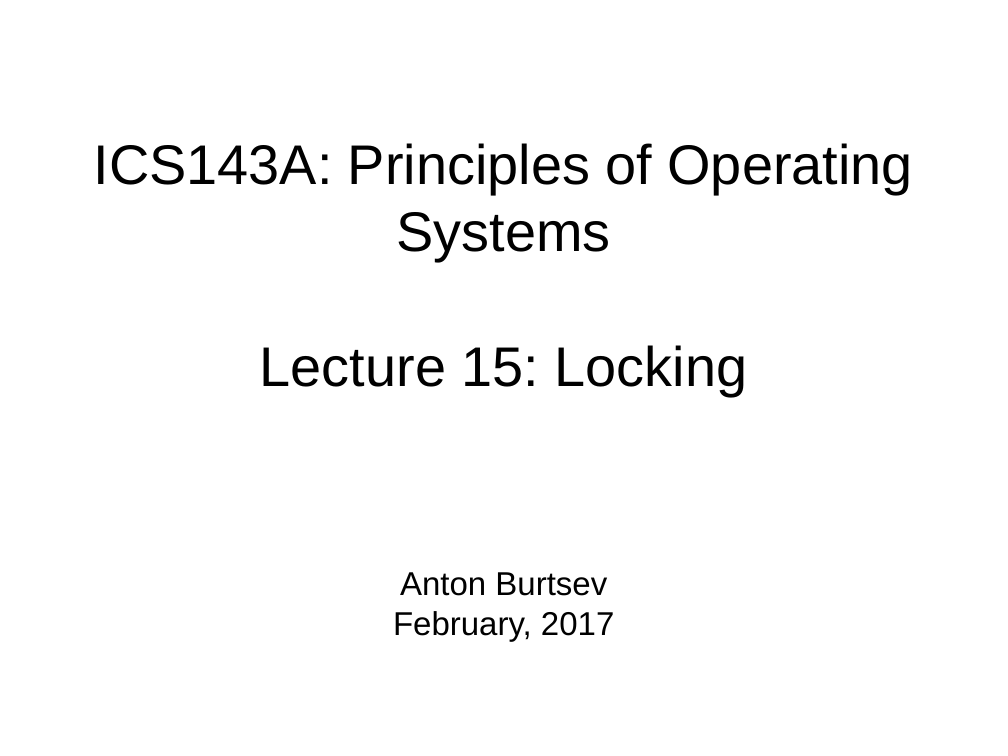
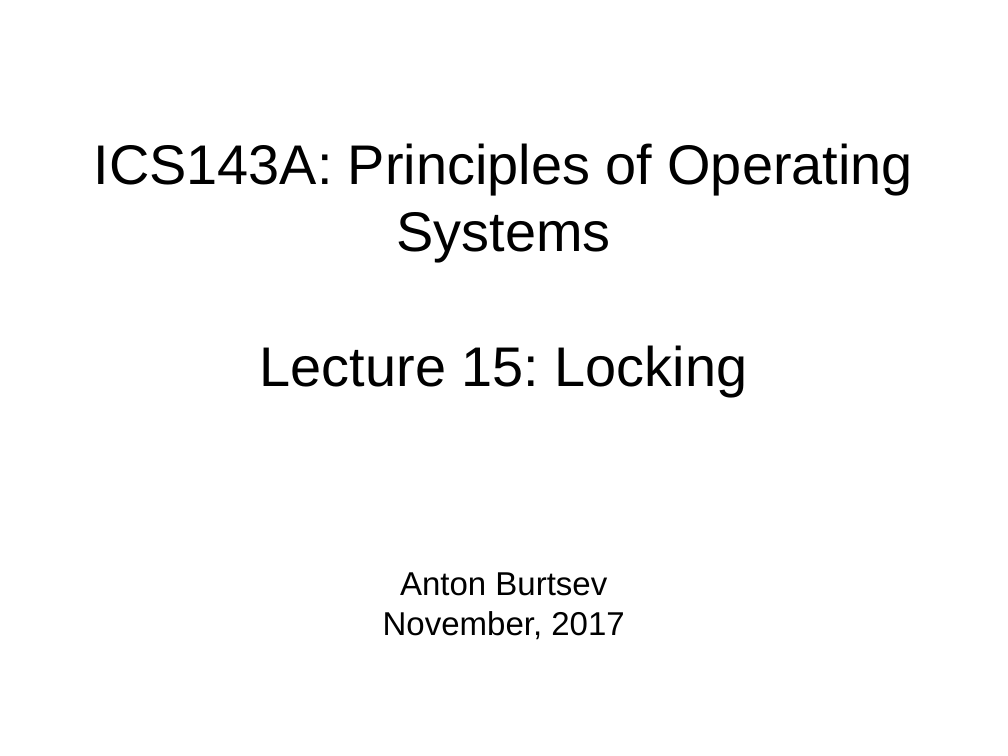
Before and after one commit to antonburtsev/cs5460, a slide deck: slide 1 of lectures/lecture15-locking/lecture15-locking.odp. Drawn at 1008x756 pixels with LibreOffice and Linux fonts; fonts in the diff are those of the drawing. Boxes give left, top, right and bottom in pixels: in the first picture for what was removed or moved away, otherwise in the second. Text is boxed around its words. In the diff, an @@ line names an element or a change of style, - is before the commit and + after.

Commit message:
Add syscalls 2 and locking

```diff
--- a/lectures/lecture15-locking/lecture15-locking.odp
+++ b/lectures/lecture15-locking/lecture15-locking.odp
@@ subtitle at bbox=[383, 611, 624, 640]: text changed @@
-February, 2017
+November, 2017
```
Also in this commit, not shown: 1 other slide changed, 8 slides added, 3 other files.
